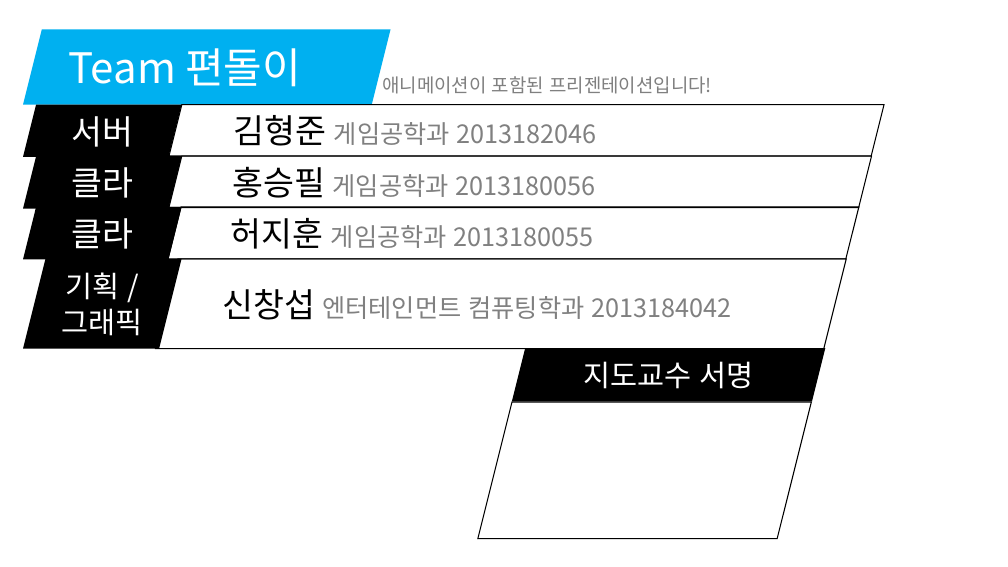
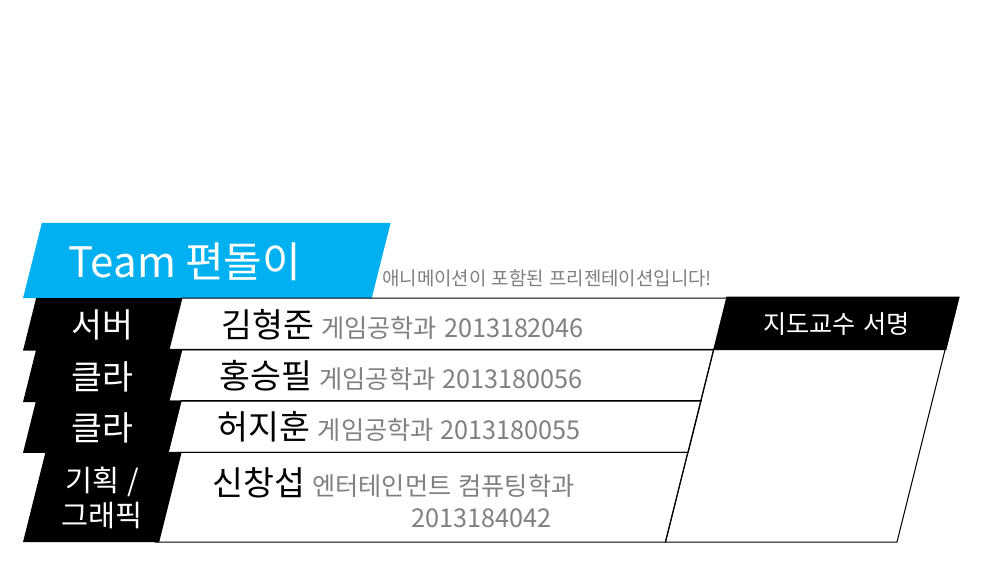
Before and after one commit to korleinster/gamebusdriver, a slide deck: slide 1 of documents/노루막이_김형준_신창섭_홍승필_허지훈.pptx. Drawn at 1008x567 pixels with LibreOffice and Linux fonts; fonts in the diff are those of the drawing; background and template pictures are left out. Boxes give left, top, right and bottom in pixels: in the first picture for what was removed or moved away, otherwise in the second. Text is boxed around its words. In the diff, an @@ line names an element or a change of style, - is before the commit and + after.

Commit message:
[신창섭]제안서 임시저장
1. 냉무...

```diff
--- a/documents/노루막이_김형준_신창섭_홍승필_허지훈.pptx
+++ b/documents/노루막이_김형준_신창섭_홍승필_허지훈.pptx
@@ 5 parallelograms, 1 text: place and size @@
-5 parallelograms, 1 text at <box>23,29,712,349</box>
+5 parallelograms, 1 text at <box>23,223,712,542</box>
@@ parallelogram "김형준 게임공학과 2013182046": place and size @@
-parallelogram "김형준 게임공학과 2013182046" at <box>169,104,885,156</box>
+parallelogram "김형준 게임공학과 2013182046" at <box>169,298,731,349</box>
@@ parallelogram "지도교수 서명": place and size @@
-parallelogram "지도교수 서명" at <box>513,349,825,401</box>
+parallelogram "지도교수 서명" at <box>714,297,959,349</box>
@@ parallelogram "지도교수 서명" at <box>714,297,959,349</box>: size 28 to 24 pt @@
@@ parallelogram "홍승필 게임공학과 2013180056": place and size @@
-parallelogram "홍승필 게임공학과 2013180056" at <box>169,157,871,208</box>
+parallelogram "홍승필 게임공학과 2013180056" at <box>169,350,714,402</box>
@@ parallelogram: place and size @@
-parallelogram at <box>478,402,811,539</box>
+parallelogram at <box>665,349,945,542</box>
@@ parallelogram "허지훈 게임공학과 2013180055": place and size @@
-parallelogram "허지훈 게임공학과 2013180055" at <box>168,207,859,259</box>
+parallelogram "허지훈 게임공학과 2013180055" at <box>168,401,701,453</box>
@@ parallelogram "신창섭 엔터테인먼트 컴퓨팅학과 2013184042": place and size @@
-parallelogram "신창섭 엔터테인먼트 컴퓨팅학과 2013184042" at <box>156,259,847,349</box>
+parallelogram "신창섭 엔터테인먼트 컴퓨팅학과 2013184042" at <box>156,452,688,542</box>
@@ parallelogram "신창섭 엔터테인먼트 컴퓨팅학과 2013184042" at <box>156,452,688,542</box>: alignment left to centre @@
```
Also in this commit, not shown: 5 other slides changed.
